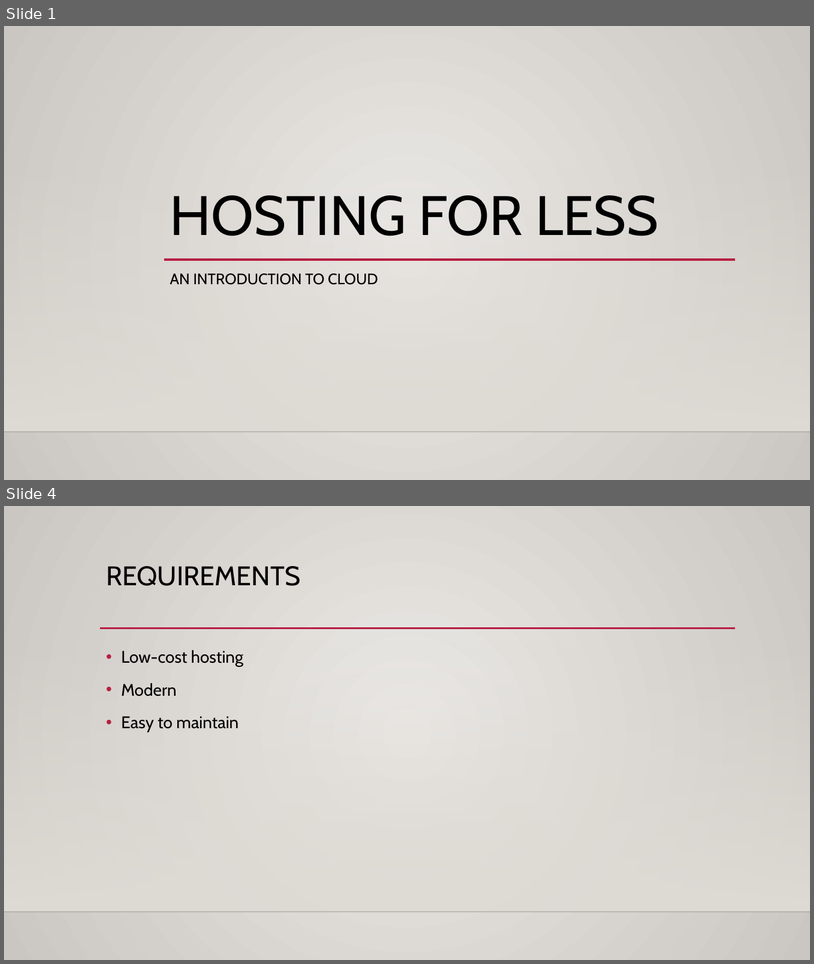
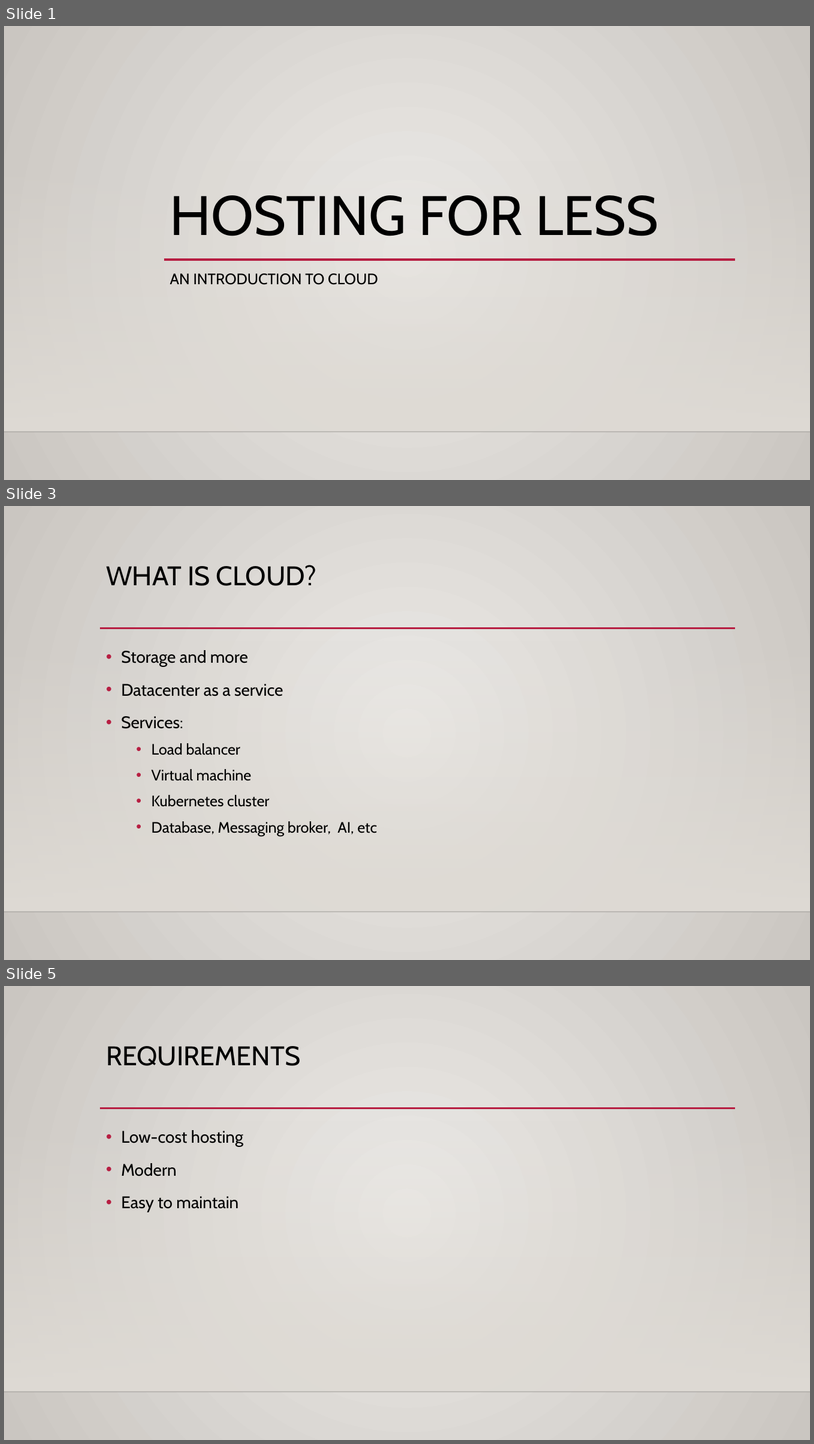
Before and after one commit to nik-yo/HostingForLess, a slide deck: slides/HostingForLess.pptx. Shown one above the other, each under a label of ours: slides 1 and 4 before the commit, slides 1, 3 and 5 after it; the slides between them are not shown. The pictures are 814x964 and 814x1444 pixels, drawn with LibreOffice and Linux fonts; fonts in the diff are those of the drawing; background and template pictures are left out. Boxes give left, top, right and bottom in pixels: in the first picture for what was removed or moved away, otherwise in the second. Text is boxed around its words. In the diff, an @@ line names an element or a change of style, - is before the commit and + after.

```diff
--- a/slides/HostingForLess.pptx
+++ b/slides/HostingForLess.pptx
@@ slide 3 added at (4, 506, 810, 960), background gradient #ECEAE7 to #CAC7C1; not listed: 3 template elements that a slide beside it also shows @@
@@ title added at (106, 565, 317, 586), 32 pt, text #000000 @@
+WHAT IS CLOUD?
@@ text added at (121, 650, 377, 836), 18 pt, text #000000 @@
+• Storage and more
+• Datacenter as a service
+• Services:
+  • Load balancer
+  • Virtual machine
+  • Kubernetes cluster
+  • Database, Messaging broker, AI, etc
@@ what was slide 4 is now slide 5 @@
```
Also in this commit, not shown: 6 slides changed, 8 other slides added, 2 slides removed, 8 other files.
